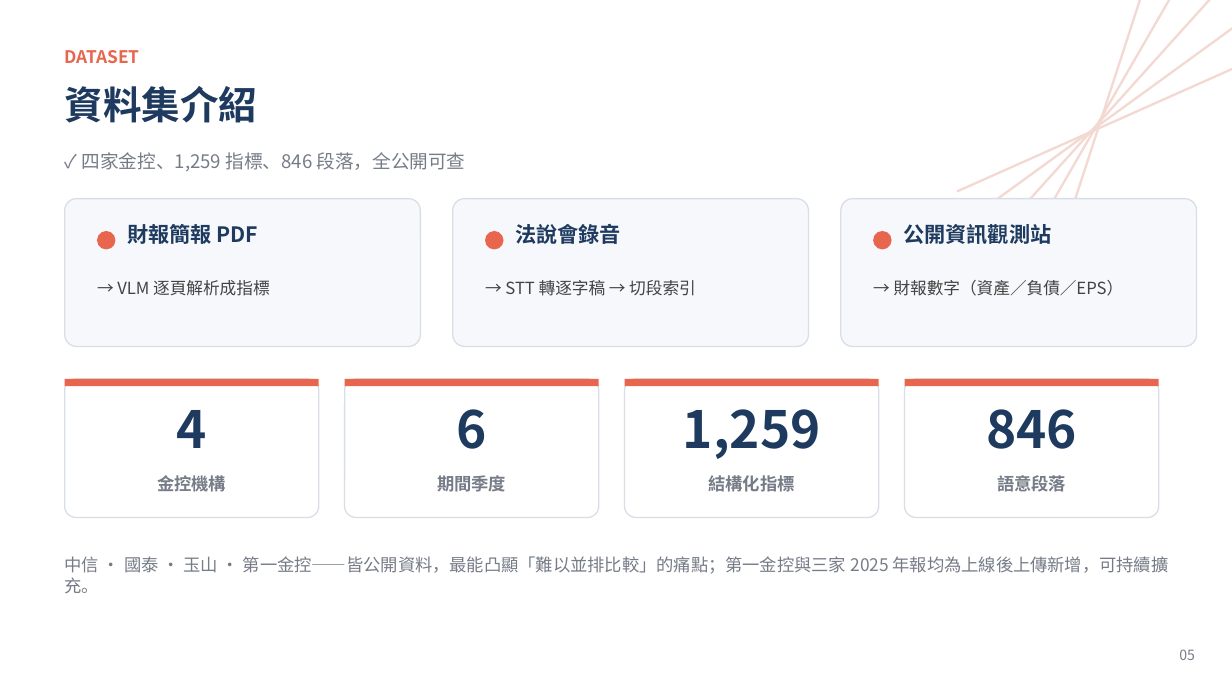
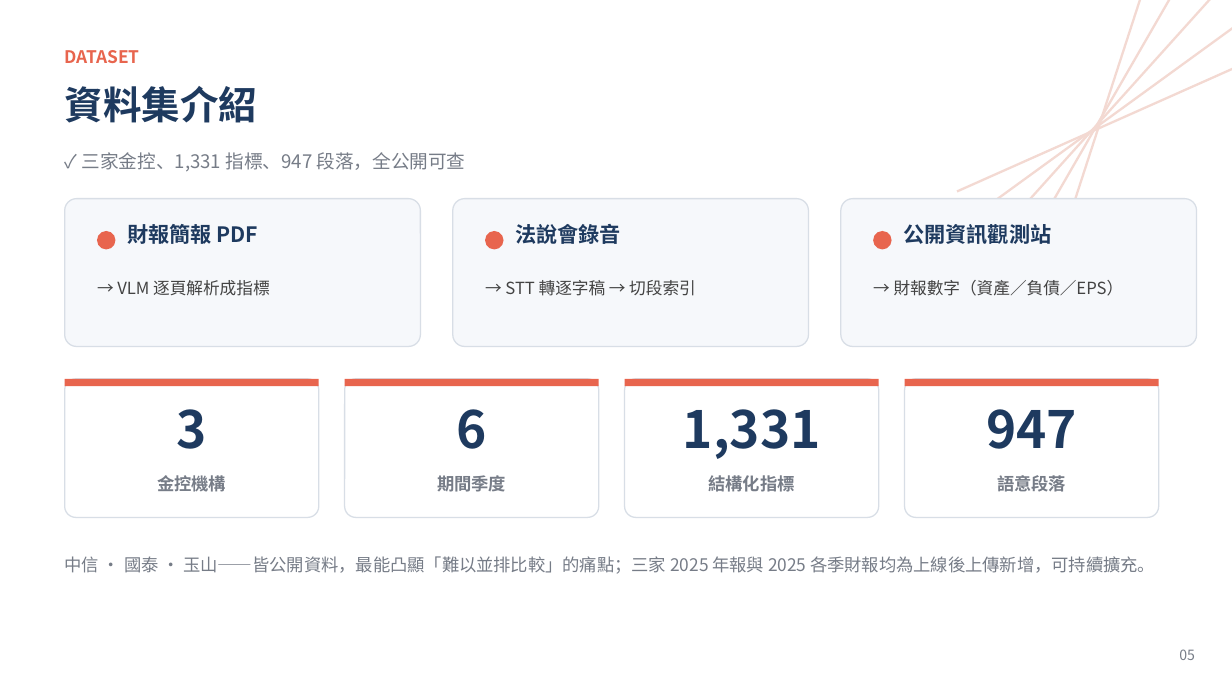
Before and after one commit to WangChiaChen/hybrid-rag-project, a slide deck: slide 5 of 簡報與文件/比賽簡報_升級版.pptx. Drawn at 1232x693 pixels with LibreOffice and Linux fonts; fonts in the diff are those of the drawing. Boxes give left, top, right and bottom in pixels: in the first picture for what was removed or moved away, otherwise in the second. Text is boxed around its words. In the diff, an @@ line names an element or a change of style, - is before the commit and + after.

Commit message:
docs: 簡報/講稿改成三家金控（刪第一）＋數字更新（1,331 指標、947 段落）

```diff
--- a/簡報與文件/比賽簡報_升級版.pptx
+++ b/簡報與文件/比賽簡報_升級版.pptx
@@ text at (82,152,466,171): text changed @@
-✓ 四家金控、1,259 指標、846 段落，全公開可查
+✓ 三家金控、1,331 指標、947 段落，全公開可查
@@ text at (177,409,207,449): text changed @@
-4
+3
@@ text at (683,409,821,459): text changed @@
-1,259
+1,331
@@ text at (986,409,1077,449): text changed @@
-846
+947
@@ text at (65,556,1155,574): text changed @@
-中信 · 國泰 · 玉山 · 第一金控——皆公開資料，最能凸顯「難以並排比較」的痛點；第一金控與三家 2025 年報均為上線後上傳新增，可持續擴充。
+中信 · 國泰 · 玉山——皆公開資料，最能凸顯「難以並排比較」的痛點；三家 2025 年報與 2025 各季財報均為上線後上傳新增，可持續擴充。
```
Also in this commit, not shown: 1 other slide changed, 1 other file.
